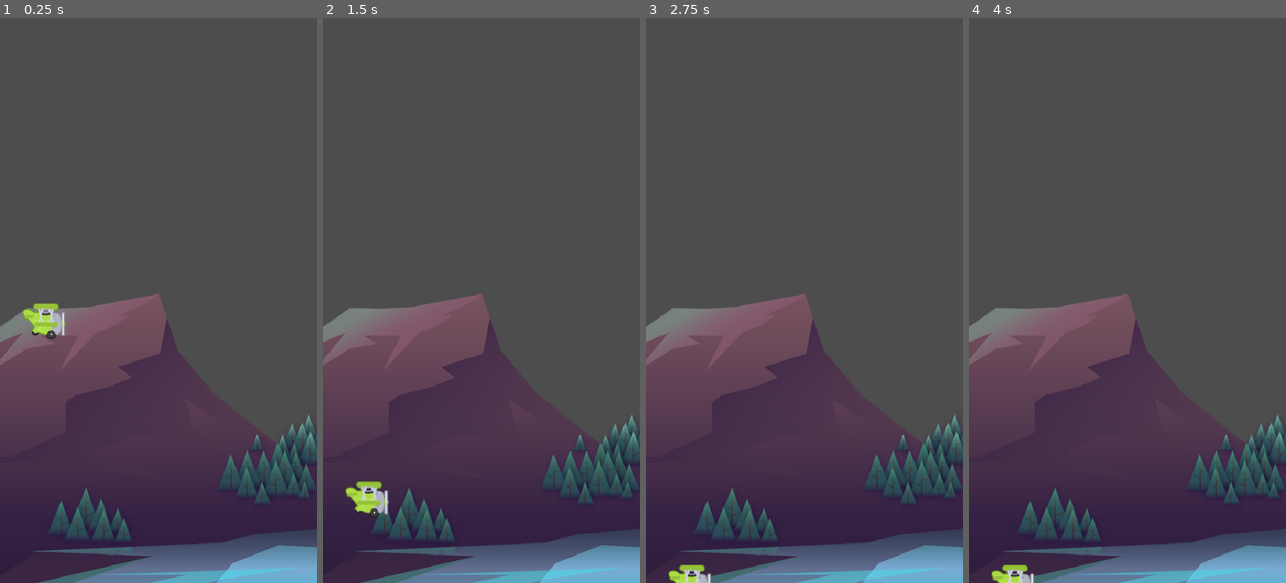
Above: before the commit, frames 1-4 (left to right).
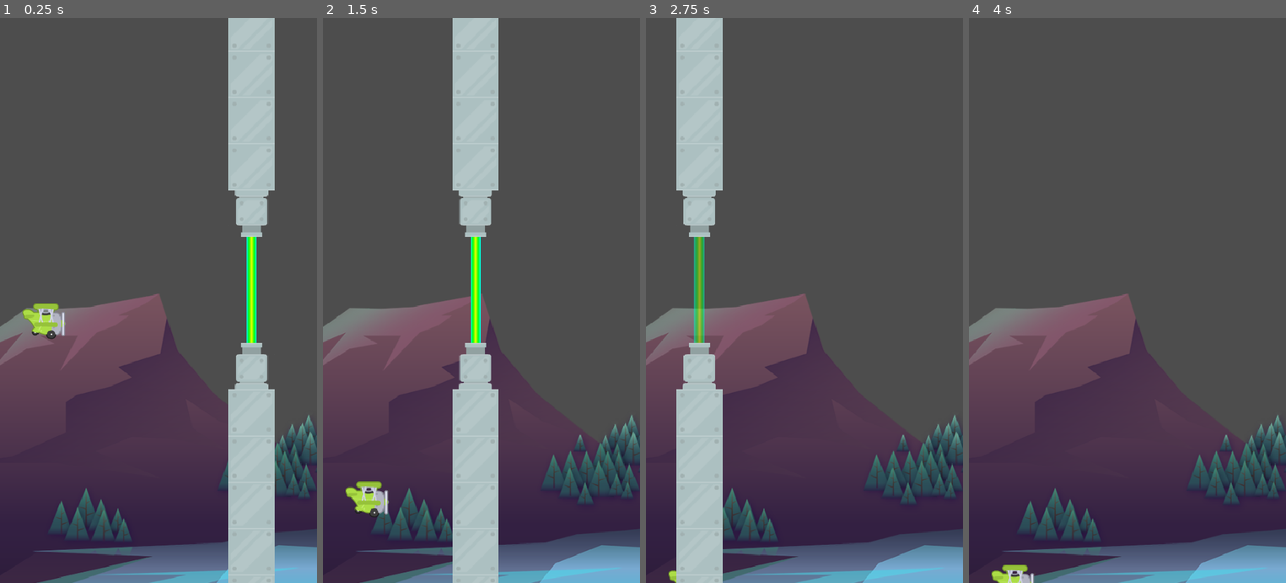
Above: after the commit, the same moments.

Repository: SavasTanriverdi/tappy
Game: Godot game, scene res://scene/game/game.tscn
Same seed, same stepped clock (60 frames per second), same inputs: the game is played once before the commit and once after it.
Inputs:
- Up to frame 1 (0.25 s): no input
- Up to frame 2 (1.5 s): tap Space (jump) at 0.77 s
- Up to frame 3 (2.75 s): tap Space (jump) at 1.52 s
- Up to frame 4 (4 s): tap Space (jump) at 3.02, 3.77 s

The runs differ from the first frame. In frame 1, 12% of the frame differs, in the area x 72-87%, y 0-100%; in frame 2, 11%; in frame 3, 12%, in the area x 9-25%, y 0-100%; in frame 4, nothing differs.

Commit message:
Refactor game mechanics and add new pipe and laser scenes

Diff:
--- a/project.godot
+++ b/project.godot
@@ -14,10 +14,6 @@
 run/main_scene="uid://d3yxjc7y1eu62"
 config/features=PackedStringArray("4.5", "GL Compatibility")
 config/icon="res://icon.svg"
-
-[debug]
-
-settings/stdout/print_fps=true
 
 [display]
 
--- a/scene/game/game.tscn
+++ b/scene/game/game.tscn
@@ -1,8 +1,9 @@
-[gd_scene load_steps=4 format=3 uid="uid://d3yxjc7y1eu62"]
+[gd_scene load_steps=5 format=3 uid="uid://d3yxjc7y1eu62"]
 
 [ext_resource type="Texture2D" uid="uid://cans3ib37iggd" path="res://assets/background/rocks_2.png" id="1_8xedm"]
 [ext_resource type="PackedScene" uid="uid://ce01bdud28on6" path="res://scene/plane/plane.tscn" id="2_pw1yp"]
 [ext_resource type="PackedScene" uid="uid://wt3eywjonhw" path="res://scene/barrier/barrier.tscn" id="3_l2vx3"]
+[ext_resource type="PackedScene" uid="uid://38761cdnq5do" path="res://scene/pipes/pipes.tscn" id="4_82mss"]
 
 [node name="Game" type="Node2D"]
 
@@ -14,3 +15,6 @@
 position = Vector2(67, 426)
 
 [node name="Barrier" parent="." instance=ExtResource("3_l2vx3")]
+
+[node name="Pipes" parent="." instance=ExtResource("4_82mss")]
+position = Vector2(411, 411)
--- /dev/null
+++ b/scene/laser/laser.tscn
@@ -0,0 +1,61 @@
+[gd_scene load_steps=6 format=3 uid="uid://tl3mo0puvscp"]
+
+[ext_resource type="Texture2D" uid="uid://dl3tqi4oeo7r2" path="res://assets/pipes/laser2.png" id="1_017gk"]
+
+[sub_resource type="RectangleShape2D" id="RectangleShape2D_kvbpi"]
+size = Vector2(9.5, 24)
+
+[sub_resource type="Animation" id="Animation_kl6xc"]
+resource_name = "flash"
+length = 0.7
+loop_mode = 1
+tracks/0/type = "value"
+tracks/0/imported = false
+tracks/0/enabled = true
+tracks/0/path = NodePath("Sprite2D:modulate")
+tracks/0/interp = 1
+tracks/0/loop_wrap = true
+tracks/0/keys = {
+"times": PackedFloat32Array(0, 0.3, 0.4, 0.6, 0.7),
+"transitions": PackedFloat32Array(1, 1, 1, 1, 1),
+"update": 0,
+"values": [Color(1, 1, 1, 1), Color(1, 1, 1, 1), Color(1, 1, 1, 0), Color(1, 1, 1, 0), Color(1, 1, 1, 1)]
+}
+
+[sub_resource type="Animation" id="Animation_i7hpn"]
+length = 0.001
+tracks/0/type = "value"
+tracks/0/imported = false
+tracks/0/enabled = true
+tracks/0/path = NodePath("Sprite2D:modulate")
+tracks/0/interp = 1
+tracks/0/loop_wrap = true
+tracks/0/keys = {
+"times": PackedFloat32Array(0),
+"transitions": PackedFloat32Array(1),
+"update": 0,
+"values": [Color(1, 1, 1, 1)]
+}
+
+[sub_resource type="AnimationLibrary" id="AnimationLibrary_f26co"]
+_data = {
+&"RESET": SubResource("Animation_i7hpn"),
+&"flash": SubResource("Animation_kl6xc")
+}
+
+[node name="Laser" type="Area2D"]
+
+[node name="Sprite2D" type="Sprite2D" parent="."]
+scale = Vector2(1, 8)
+texture = ExtResource("1_017gk")
+
+[node name="CollisionShape2D" type="CollisionShape2D" parent="."]
+position = Vector2(15, 0)
+scale = Vector2(1, 8)
+shape = SubResource("RectangleShape2D_kvbpi")
+
+[node name="AnimationPlayer" type="AnimationPlayer" parent="."]
+libraries = {
+&"": SubResource("AnimationLibrary_f26co")
+}
+autoplay = "flash"
--- /dev/null
+++ b/scene/pipe/pipe.tscn
@@ -0,0 +1,24 @@
+[gd_scene load_steps=4 format=3 uid="uid://n2rpf0ylc5fj"]
+
+[ext_resource type="Texture2D" uid="uid://bfdklvbl1g3e5" path="res://assets/pipes/pipe.png" id="1_vcmve"]
+
+[sub_resource type="RectangleShape2D" id="RectangleShape2D_tn3o3"]
+size = Vector2(68, 561)
+
+[sub_resource type="RectangleShape2D" id="RectangleShape2D_88dvf"]
+size = Vector2(46, 51.25)
+
+[node name="Pipe" type="Area2D"]
+
+[node name="Sprite2D" type="Sprite2D" parent="."]
+texture = ExtResource("1_vcmve")
+centered = false
+offset = Vector2(-35, 0)
+
+[node name="CollisionShape2D" type="CollisionShape2D" parent="."]
+position = Vector2(0, 350)
+shape = SubResource("RectangleShape2D_tn3o3")
+
+[node name="CollisionShape2D2" type="CollisionShape2D" parent="."]
+position = Vector2(0, 42.375)
+shape = SubResource("RectangleShape2D_88dvf")
--- /dev/null
+++ b/scene/pipes/pipes.gd
@@ -0,0 +1,22 @@
+extends Node2D
+
+const SPEED: float = 120.0
+const OFF_SCREEN: float = 100.0
+
+func _ready() -> void:
+	pass
+
+
+func _process(delta: float) -> void:
+	position.x -= SPEED * delta
+
+	if position.x < get_viewport_rect().position.x - OFF_SCREEN:
+		die()
+
+func die() -> void:
+	set_process(false)
+	queue_free()
+
+
+func _on_screen_exited() -> void:
+	die()
--- /dev/null
+++ b/scene/pipes/pipes.tscn
@@ -0,0 +1,22 @@
+[gd_scene load_steps=4 format=3 uid="uid://38761cdnq5do"]
+
+[ext_resource type="Script" uid="uid://lalxi5goxj11" path="res://scene/pipes/pipes.gd" id="1_abb0q"]
+[ext_resource type="PackedScene" uid="uid://tl3mo0puvscp" path="res://scene/laser/laser.tscn" id="2_bwbo5"]
+[ext_resource type="PackedScene" uid="uid://n2rpf0ylc5fj" path="res://scene/pipe/pipe.tscn" id="3_10gaf"]
+
+[node name="Pipes" type="Node2D"]
+script = ExtResource("1_abb0q")
+
+[node name="Laser" parent="." instance=ExtResource("2_bwbo5")]
+
+[node name="Lower" parent="." instance=ExtResource("3_10gaf")]
+position = Vector2(0, 80)
+
+[node name="Upper" parent="." instance=ExtResource("3_10gaf")]
+position = Vector2(0, -80)
+rotation = 3.1415927
+
+[node name="VisibleOnScreenNotifier2D" type="VisibleOnScreenNotifier2D" parent="."]
+position = Vector2(190, 2)
+
+[connection signal="screen_exited" from="VisibleOnScreenNotifier2D" to="." method="_on_screen_exited"]
--- a/scene/plane/plane.gd
+++ b/scene/plane/plane.gd
@@ -21,8 +21,7 @@
 
 	move_and_slide()
 
-	if is_on_floor() == true:
-		die()
+	check_floor_collision()
 
 func fly(delta:float) -> void:
 	velocity.y += _gravity * delta
@@ -31,7 +30,10 @@
 		velocity.y = JUMP_POWER
 		animation_player.play("jump")
 
-
 func die() -> void:
 	animated_sprite_2d.stop()
 	set_physics_process(false)
+
+func check_floor_collision() -> void:
+	if is_on_floor():
+		die()
--- a/scene/plane/plane.tscn
+++ b/scene/plane/plane.tscn
@@ -36,6 +36,21 @@
 radius = 29.0
 height = 60.0
 
+[sub_resource type="Animation" id="Animation_lv7l5"]
+length = 0.001
+tracks/0/type = "value"
+tracks/0/imported = false
+tracks/0/enabled = true
+tracks/0/path = NodePath("AnimatedSprite2D:rotation")
+tracks/0/interp = 1
+tracks/0/loop_wrap = true
+tracks/0/keys = {
+"times": PackedFloat32Array(0),
+"transitions": PackedFloat32Array(1),
+"update": 0,
+"values": [0.0]
+}
+
 [sub_resource type="Animation" id="Animation_j4yuo"]
 resource_name = "jump"
 length = 0.3
@@ -50,21 +65,6 @@
 "transitions": PackedFloat32Array(1, 1, 1),
 "update": 0,
 "values": [0.0, -0.4363323129985824, 0.0]
-}
-
-[sub_resource type="Animation" id="Animation_lv7l5"]
-length = 0.001
-tracks/0/type = "value"
-tracks/0/imported = false
-tracks/0/enabled = true
-tracks/0/path = NodePath("AnimatedSprite2D:rotation")
-tracks/0/interp = 1
-tracks/0/loop_wrap = true
-tracks/0/keys = {
-"times": PackedFloat32Array(0),
-"transitions": PackedFloat32Array(1),
-"update": 0,
-"values": [0.0]
 }
 
 [sub_resource type="AnimationLibrary" id="AnimationLibrary_f7m0j"]
Not shown, added: scene/pipes/pipes.gd.uid
